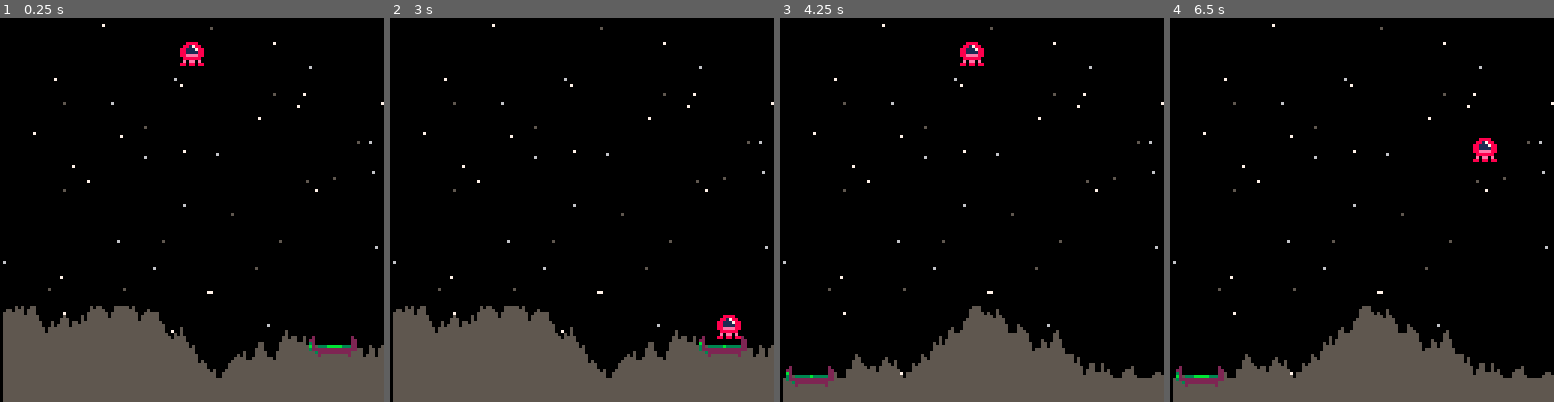
Above: before the commit, frames 1-4 (left to right).
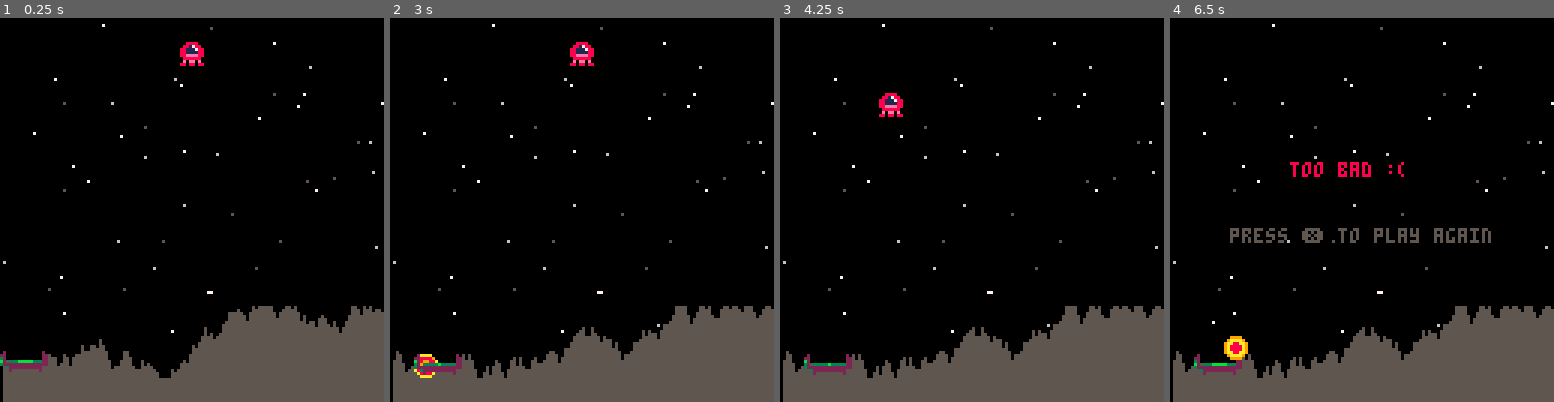
Above: after the commit, the same moments.

Repository: Abbabon/pico-8
Game: PICO-8 cartridge lander.p8
Two runs of this game, one before a commit and one after it. Both use one fixed random seed, a clock stepped at 60 frames per second and the inputs below.
Inputs:
- Up to frame 1 (0.25 s): no input
- Up to frame 2 (3 s): tap X (X key) at 0.33, 1.07, 1.85, 2.97 s; tap O (Z key) at 0.7, 1.7, 2.1, 2.5, 2.9 s; hold Right 1.6-2.1 s; hold Up 2.15-2.42 s; hold Right from 2.47 s (still down)
- Up to frame 3 (4.25 s): release Right at 3.03 s; hold Left 3.08-3.58 s; tap O (Z key) at 3.3, 3.7, 4.1 s; hold Right from 4.02 s (still down); tap X (X key) at 4.08 s
- Up to frame 4 (6.5 s): tap O (Z key) every 0.4 s from 4.5 to 6.1 s; release Right at 4.68 s; hold Up 4.73-5.03 s; hold Left 5.08-5.68 s; tap X (X key) at 5.2, 6.32 s; hold Right from 6.08 s (still down)

The runs differ from the first frame. In frame 1, 10% of the frame differs, in the area x 0-100%, y 75-94%; in frame 2, 10%; in frame 3, 7.5%; in frame 4, 9.1%.

Commit message:
started the generic particle system! more options coming up

Diff:
--- a/lander.p8
+++ b/lander.p8
@@ -6,6 +6,7 @@
 
 function _init()
  g=0.025 --gravity
+ crash_velocity=1
  animation_framerate=30
  create_animations()
  init_particle_system()
@@ -13,12 +14,12 @@
 end
 
 function _update()
+ update_particle_system()
  if (not game_over) then
   move_player()
   check_land()
  else
   if (btnp(5)) game_setup()
-  update_particles()
  end
 end
 
@@ -40,15 +41,14 @@
 end
 
 function game_setup()
+ reset_particle_system()
  game_over=false
  win=false
  make_player()
  make_ground()
- reset_particle_system()
 end
 
 function make_player()
- crash_velocity=1
  p={}
  p.x = 60
  p.y = 8
@@ -163,9 +163,10 @@
  end
 end
 
-function end_game (won)
+function end_game(won)
  game_over=true
  win=won
+ add_particle_effect(p)
  if (game_over and won) then
   sfx(1) --we won
  elseif (game_over) then
@@ -174,73 +175,89 @@
 end
 
 -->8
+-- particle system -> particles_effect -> particle
+
 function init_particle_system()
- particles_gravity=0.1 --particle gravity
- max_vel=3 --max initial particle velocity
- min_time=2 --min/max time between particles
- max_time=5
- min_life=90 --particle lifetime
- max_life=120
- particles_t=0 --particles ticker
- cols={1,1,1,13,13,12,12,7} --colors
- burst=50
- next_p=rndb(min_time,max_time)
+ particle_settings={}
+ particle_settings.g=0.1 --particle gravity
+ particle_settings.max_vel=3 --max initial particle velocity
+ particle_settings.min_time=2 --min/max time between particles
+ particle_settings.max_time=5
+ particle_settings.min_life=90 --particle lifetime
+ particle_settings.max_life=120
+ particle_settings.cols={1,1,1,13,13,12,12,7} --colors
+ particle_settings.burst=50
 end
 
 function reset_particle_system()
- should_draw_particles = false
  ps={} --empty particle table
-end
-
-function update_particles()
- if should_draw_particles then
-  particles_t+=1
-  if (particles_t==next_p) then
-   add_particle(64,64)
-   next_p=rndb(min_time,max_time)
-   particles_t=0
+ --TODO: go over all particles and kill?
+end
+
+--TODO make gravity optional
+--TODO add burst option
+--TODO add timed
+--TODO add colors
+--TODO add positionoffset
+function add_particle_effect(gameobject)
+ local newparticleffect={}
+ newparticleffect.next_p=rndb(particle_settings.min_time,particle_settings.max_time)
+ newparticleffect.t=0
+ newparticleffect.gameobject=gameobject
+ newparticleffect.particles={}
+ add(ps,newparticleffect)
+end
+
+function update_particle_system()
+ foreach(ps,update_particle_effect)
+end
+
+function update_particle_effect(e)
+ e.t+=1
+ if (e.t==e.next_p) then
+  add_particle(e)
+  e.next_p=rndb(particle_settings.min_time,particle_settings.max_time)
+  e.t=0
+ end
+ foreach(e.particles,update_particle)
+end
+
+function add_particle(e)
+ local p={}
+ p.e=e
+ p.x,p.y=e.gameobject.x,e.gameobject.y
+ p.dx=rnd(particle_settings.max_vel)-particle_settings.max_vel/2
+ p.dy=rnd(particle_settings.max_vel)*-1
+ p.life_start=rndb(particle_settings.min_life,particle_settings.max_life)
+ p.life=p.life_start
+ add(e.particles,p)
+end
+
+function update_particle(p)
+ if (p.life<=0) then
+  del(p.e.particles,p) --kill old particles
+ else
+  p.dy+=particle_settings.g --add gravity
+  if ((p.y+p.dy)>127) then
+   p.dy*=-0.8
   end
-
-  --particles burst
-  if (btnp(🅾️)) then
-   for i=1,burst do add_particle(64,64) end
-  end
-
-  foreach(ps,update_p)
- end
-end
-
-function draw_particles()
- if should_draw_particles then
-  foreach(ps,draw_particle)
- end
-end
-
-function add_particle(x,y)
- local p={}
- p.x,p.y=x,y
- p.dx=rnd(max_vel)-max_vel/2
- p.dy=rnd(max_vel)*-1
- p.life_start=rndb(min_life,max_life)
- p.life=p.life_start
- add(ps,p)
-end
-
-function update_p(p)
- if (p.life<=0) then
-  del(ps,p) --kill old particles
- else
-  p.dy+=particles_gravity --add gravity
- if ((p.y+p.dy)>127) p.dy*=-0.8
   p.x+=p.dx --update position
   p.y+=p.dy
   p.life-=1 --die a little
  end
 end
 
+function draw_particles()
+ foreach(ps,draw_particle_effect)
+end
+
+function draw_particle_effect(e)
+ foreach(e.particles,draw_particle)
+end
+
 function draw_particle(p)
- local pcol=flr(p.life/p.life_start*#cols+1)
- pset(p.x+player.x,p.y+player.y,cols[pcol])
+ local pcol=flr(p.life/p.life_start*#particle_settings.cols+1)
+ pset(p.x,p.y,particle_settings.cols[pcol])
 end
 
 -->8
